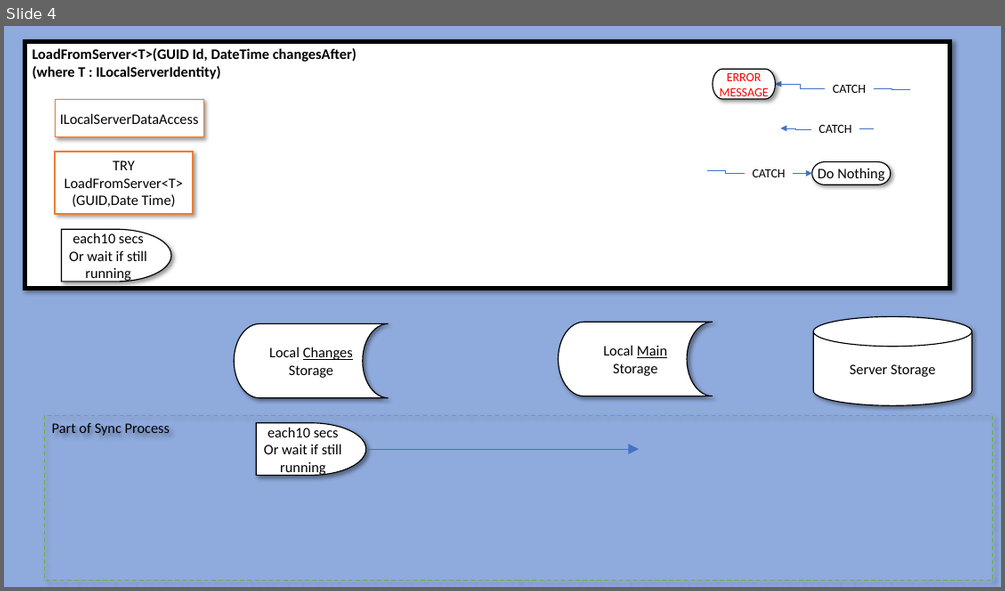
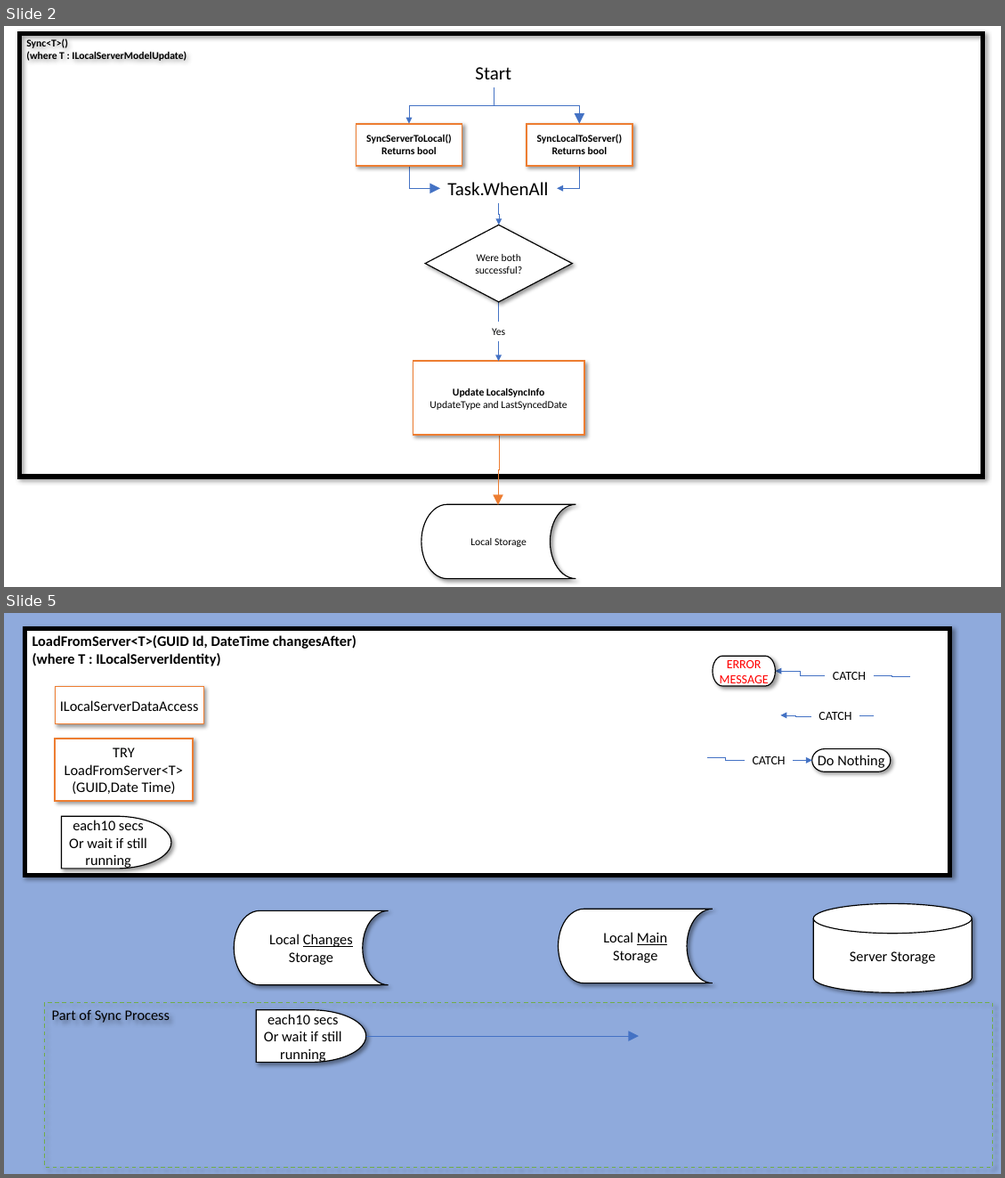
Before and after one commit to marklelapin/TheWhaddonShowClassLibrary, a slide deck: Planning Documents/Process Diagrams.pptx. Shown one above the other, each under a label of ours: slide 4 before the commit, slides 2 and 5 after it; the slides between them are not shown. The pictures are 1005x591 and 1005x1178 pixels, drawn with LibreOffice and Linux fonts; fonts in the diff are those of the drawing. Boxes give left, top, right and bottom in pixels: in the first picture for what was removed or moved away, otherwise in the second. Text is boxed around its words. In the diff, an @@ line names an element or a change of style, - is before the commit and + after.

Commit message:
Remove WhaddonShowDB to use generic LocalSeverMethodsDB. Fully Tested for PartUpdate,PersonUpdate and SciptItemUpdate

```diff
--- a/Planning Documents/Process Diagrams.pptx
+++ b/Planning Documents/Process Diagrams.pptx
@@ slide 2 added at (4,26,1001,587), background #FFFFFF @@
@@ rectangle added at (19,33,983,477), outline #000000 4.5 pt, 10 pt, text #000000, bold @@
+Sync<T>()
+(where T : ILocalServerModelUpdate)
@@ text added at (475,67,511,79), 18 pt, text #000000 @@
+Start
@@ elbow arrow added from (494, 87) to (409, 124), #4472C4 0.5 pt @@
@@ elbow arrow added from (494, 87) to (580, 124), #4472C4 0.5 pt @@
@@ rectangle added at (356,124,462,166), fill #FFFFFF, outline #ED7D31 1.5 pt, 10 pt, text #000000, bold @@
+SyncServerToLocal()
+Returns bool
@@ rectangle added at (526,124,633,166), fill #FFFFFF, outline #ED7D31 1.5 pt, 10 pt, text #000000, bold @@
+SyncLocalToServer()
+Returns bool
@@ elbow arrow added from (409, 166) to (440, 188), #4472C4 0.5 pt @@
@@ text added at (447,182,548,195), 18 pt, text #000000 @@
+Task.WhenAll
@@ elbow arrow added from (580, 166) to (558, 188), #4472C4 0.5 pt @@
@@ elbow arrow added from (498, 203) to (499, 224), #4472C4 0.5 pt @@
@@ diamond added at (425,224,573,302), fill #FFFFFF, outline #000000 1 pt, 10 pt, text #000000 @@
+Were both successful?
@@ elbow line added from (499, 302) to (498, 321), #4472C4 0.5 pt @@
@@ text added at (492,328,505,335), 10 pt, text #000000 @@
+Yes
@@ elbow arrow added from (498, 342) to (498, 361), #4472C4 0.5 pt @@
@@ rectangle added at (413,361,584,435), fill #FFFFFF, outline #ED7D31 1.5 pt, 10 pt, text #000000 @@
+Update LocalSyncInfo
+UpdateType and LastSyncedDate
@@ elbow arrow added from (499, 435) to (498, 505), #ED7D31 0.5 pt @@
@@ flow chart online storage added at (421,505,575,579), fill #FFFFFF, outline #000000 1 pt, 10 pt, text #000000 @@
+Local Storage
@@ what was slide 4 is now slide 5 @@
```
Also in this commit, not shown: 1 slide changed, 2 other slides added, 2 slides removed, 54 other files.
